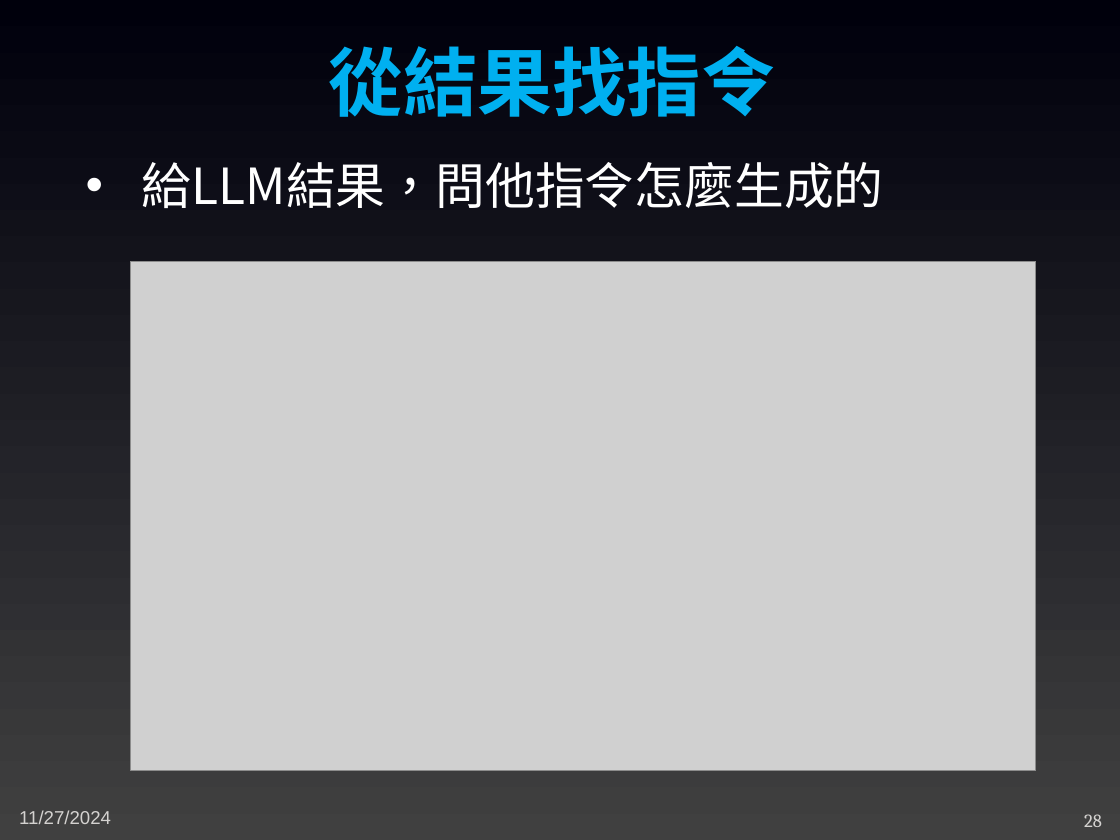
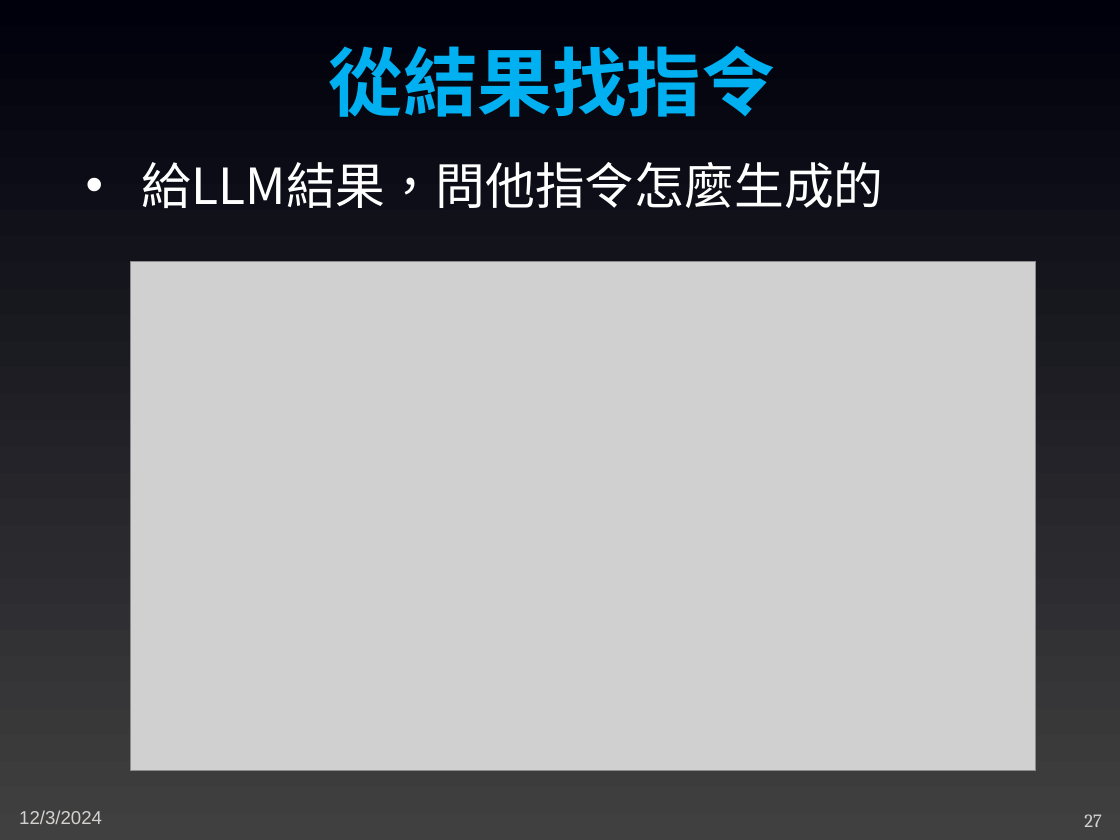
Before and after one commit to joshhu/mustllm20242nd, a slide deck: slide 27 of Slides/Week01/16：進入RLHF階段.pptx (slide 28 before the commit). Drawn at 1120x840 pixels with LibreOffice and Linux fonts; fonts in the diff are those of the drawing; grey boxes stand for pictures. Boxes give left, top, right and bottom in pixels: in the first picture for what was removed or moved away, otherwise in the second. Text is boxed around its words. In the diff, an @@ line names an element or a change of style, - is before the commit and + after.

```diff
--- a/Slides/Week01/16：進入RLHF階段.pptx
+++ b/Slides/Week01/16：進入RLHF階段.pptx
@@ text at <box>19,810,102,824</box>: text changed @@
-11/27/2024
+12/3/2024
@@ page number at <box>1084,814,1102,827</box>: text changed @@
-28
+27
```
Also in this commit, not shown: 27 other slides changed, 1 slide removed, 10 other files.
